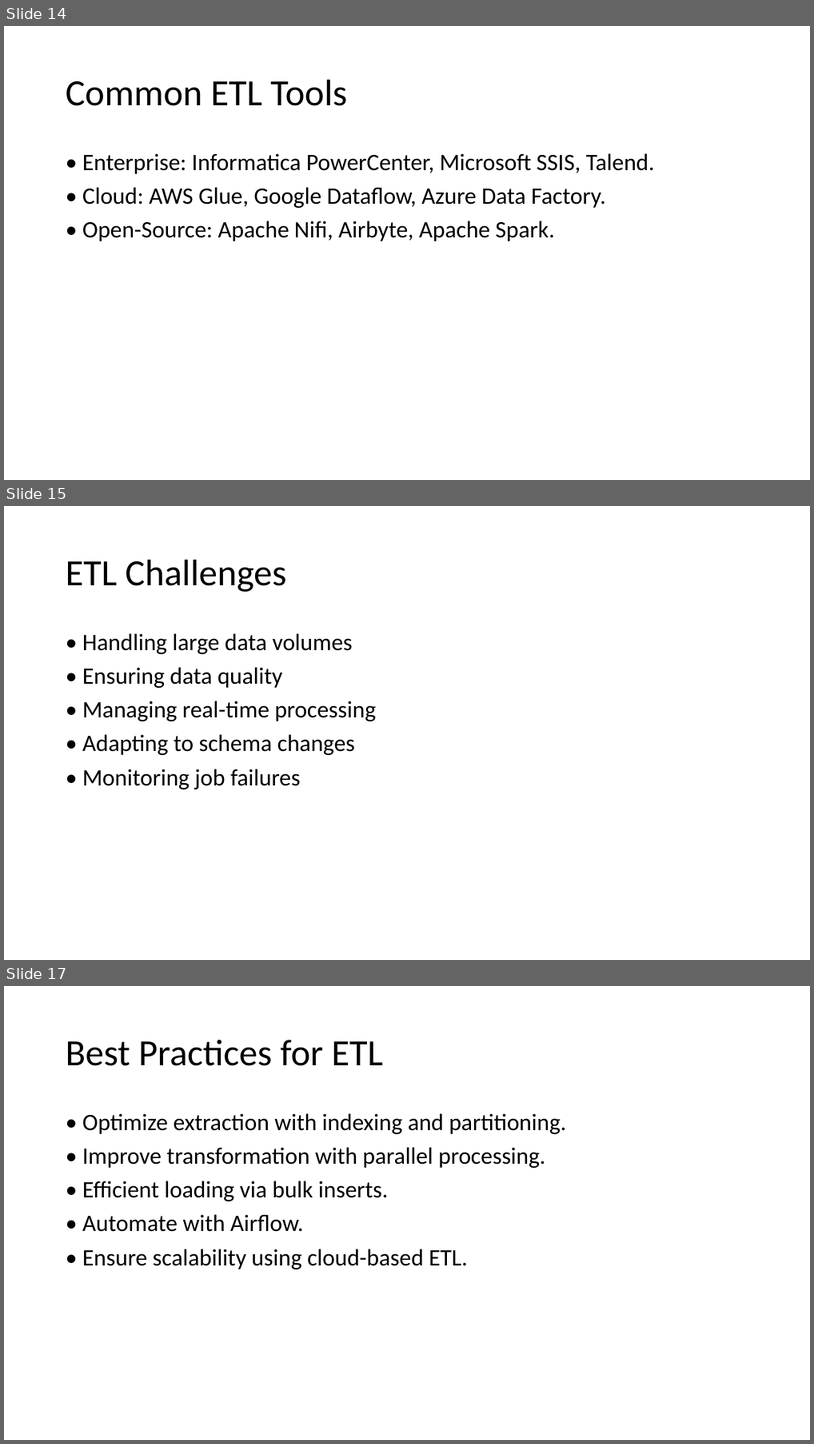
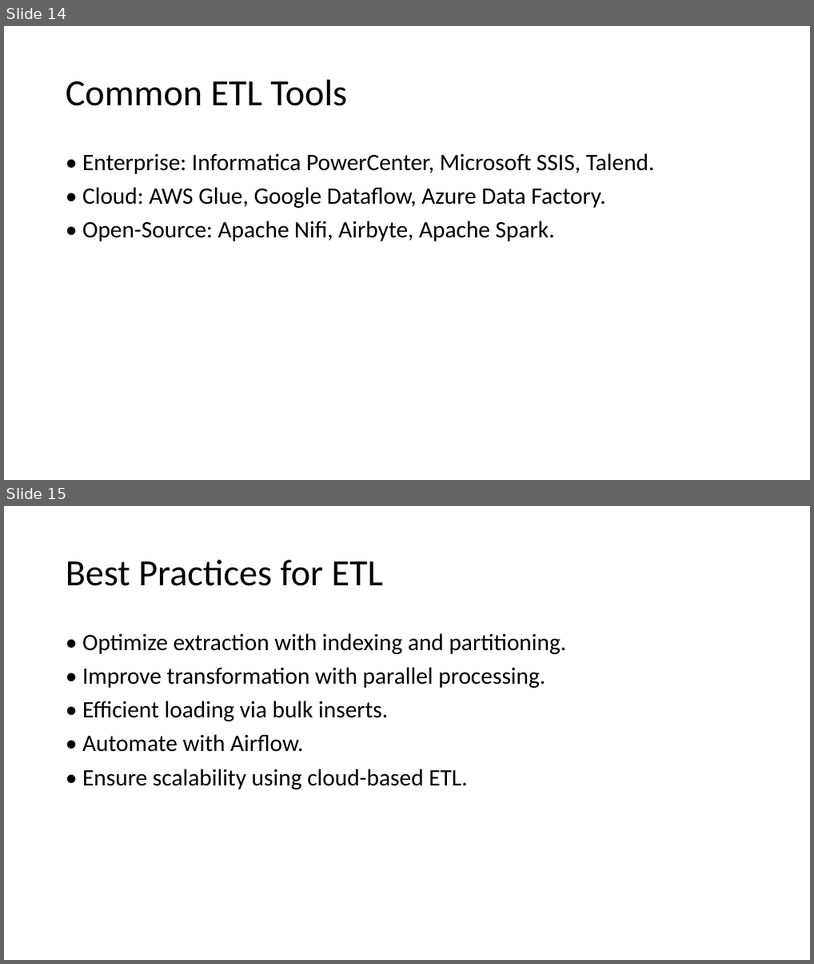
Before and after one commit to AbdulRahmanMohammedEid/E-commerce-Data-Warehouse, a slide deck: e commerce presentation.pptx. Shown one above the other, each under a label of ours: slides 14, 15 and 17 before the commit, slides 14 and 15 after it; the slides between them are not shown. The pictures are 814x1444 and 814x964 pixels, drawn with LibreOffice and Linux fonts; fonts in the diff are those of the drawing. Boxes give left, top, right and bottom in pixels: in the first picture for what was removed or moved away, otherwise in the second. Text is boxed around its words. In the diff, an @@ line names an element or a change of style, - is before the commit and + after.

```diff
--- a/e commerce presentation.pptx
+++ b/e commerce presentation.pptx
@@ slide 15 removed at (4,506,810,960), background #FFFFFF @@
@@ title removed at (66,560,287,592) @@
-ETL Challenges
@@ text removed at (82,633,377,789) @@
-• Handling large data volumes
-• Ensuring data quality
-• Managing real-time processing
-• Adapting to schema changes
-• Monitoring job failures
@@ what was slide 17 is now slide 15 @@
```
Also in this commit, not shown: 2 slides changed, 7 slides added, 12 other slides removed.
